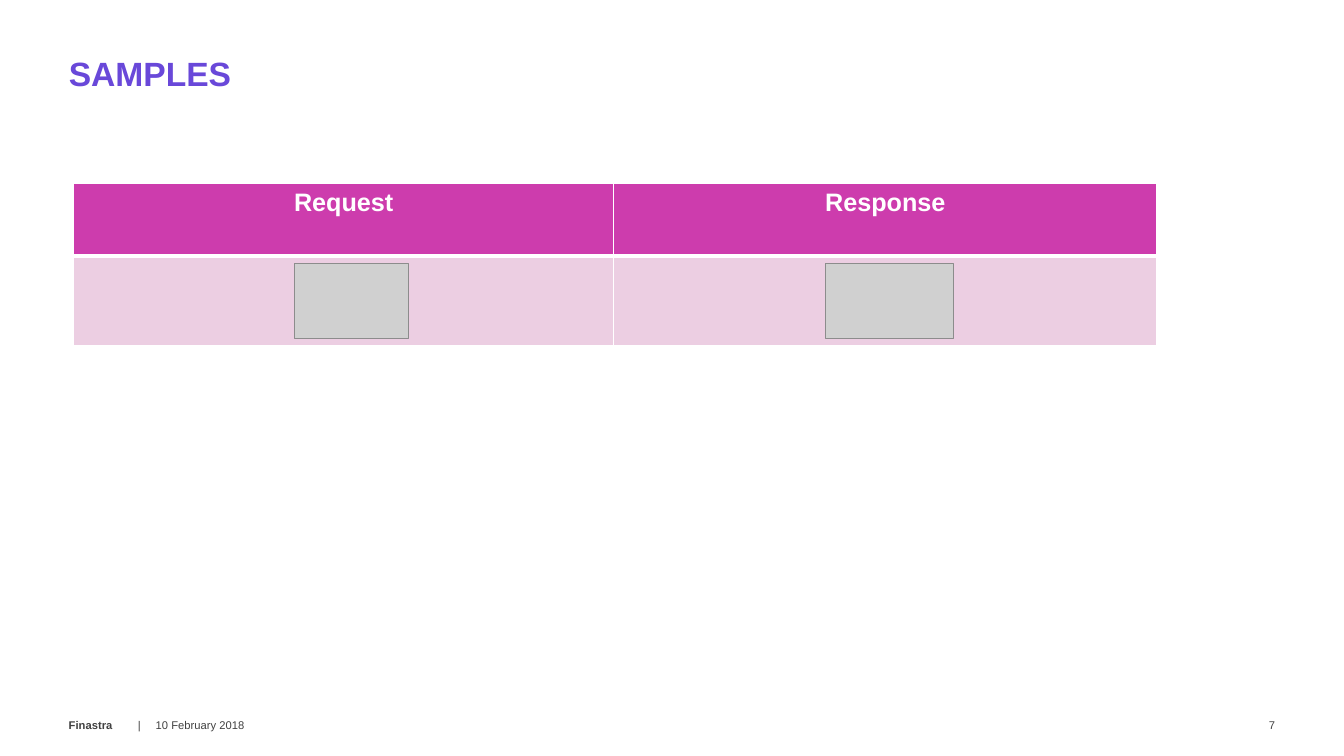
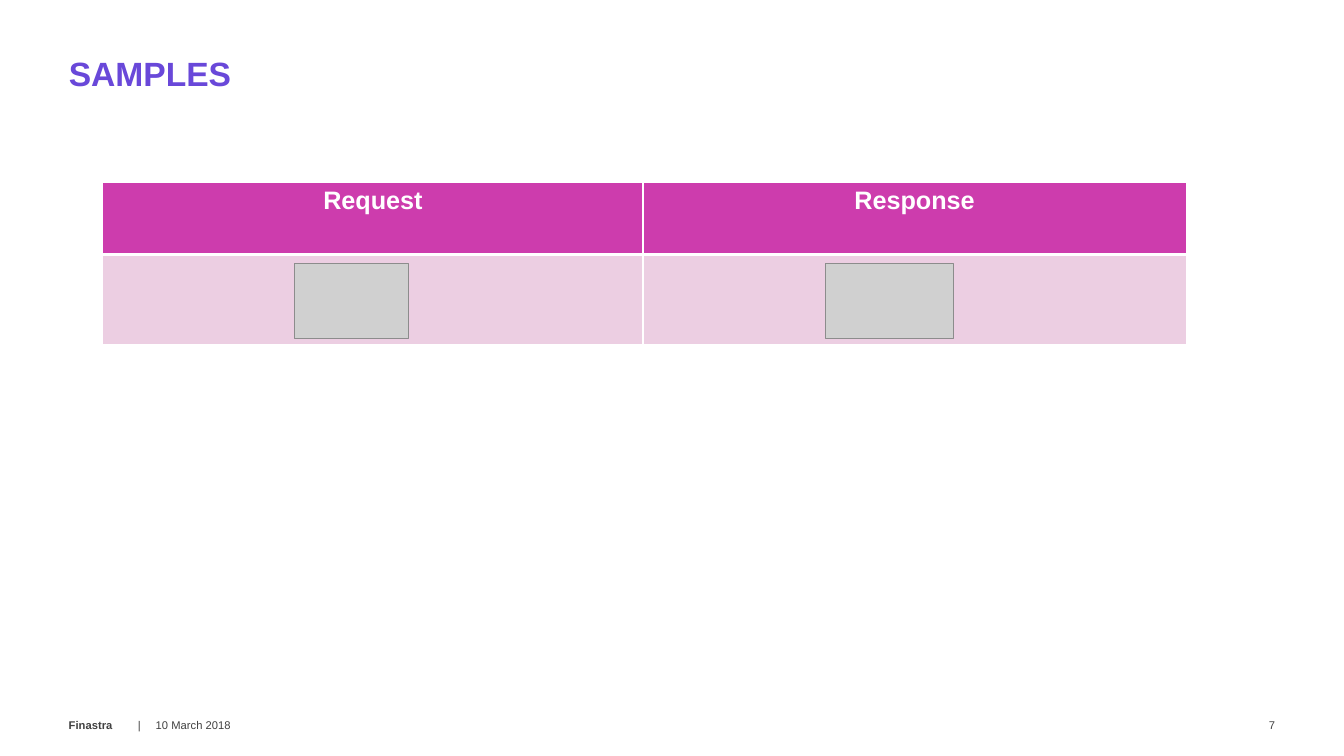
Before and after one commit to alexfinastra/IntegrationWorkshop, a slide deck: slide 7 of documentation/12 SOA Services - Queue List.pptx. Drawn at 1344x756 pixels with LibreOffice and Linux fonts; fonts in the diff are those of the drawing; grey boxes stand for pictures; background and template pictures are left out. Boxes give left, top, right and bottom in pixels: in the first picture for what was removed or moved away, otherwise in the second. Text is boxed around its words. In the diff, an @@ line names an element or a change of style, - is before the commit and + after.

```diff
--- a/documentation/12 SOA Services - Queue List.pptx
+++ b/documentation/12 SOA Services - Queue List.pptx
@@ table moved from (x1=74, y1=184, x2=1157, y2=346) to (x1=103, y1=181, x2=1187, y2=344) @@
@@ text at (x1=156, y1=721, x2=231, y2=729): text changed @@
-10 February 2018
+10 March 2018
```
Also in this commit, not shown: 5 other slides changed, 1 slide added, 1 slide removed, 20 other files.
